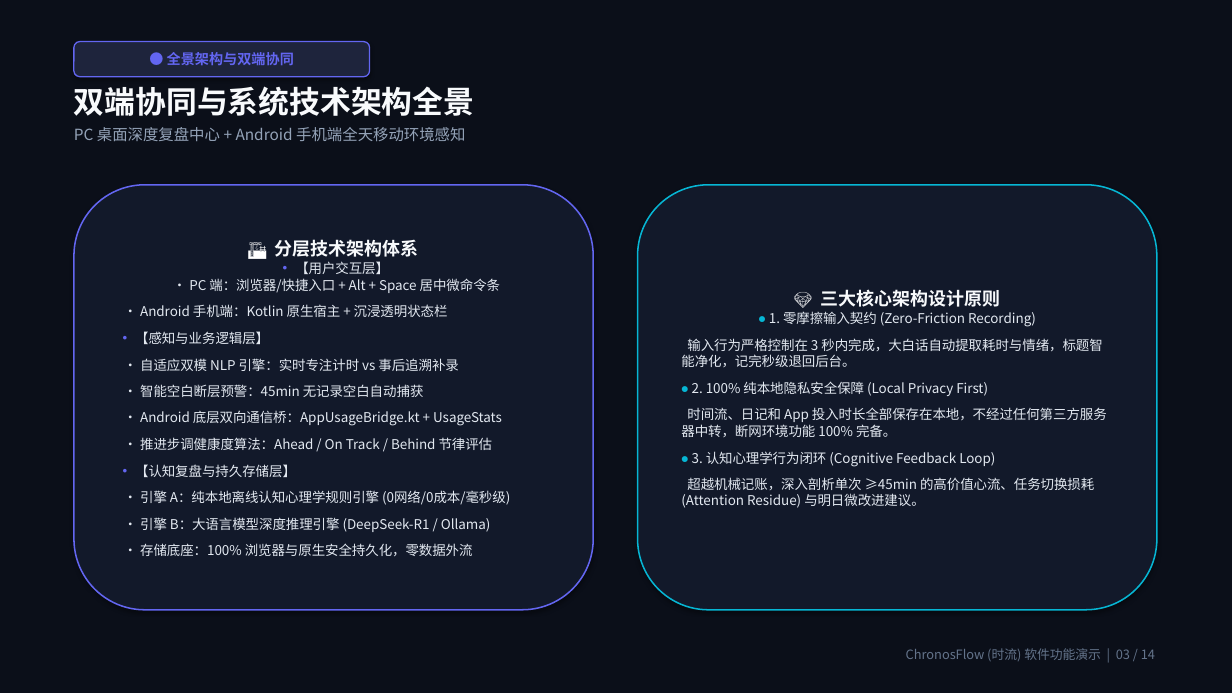
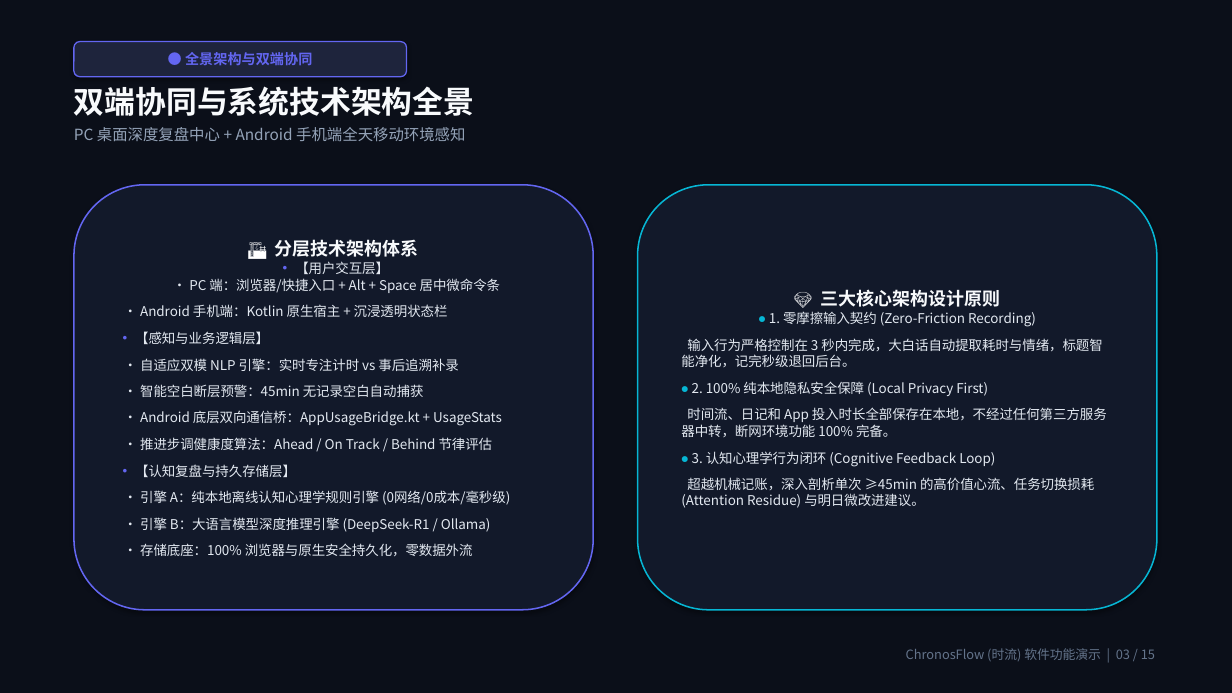
Before and after one commit to Citrus0914/ChronosFlow, a slide deck: slide 3 of 演示文稿/ChronosFlow软件功能全景介绍.pptx. Drawn at 1232x693 pixels with LibreOffice and Linux fonts; fonts in the diff are those of the drawing. Boxes give left, top, right and bottom in pixels: in the first picture for what was removed or moved away, otherwise in the second. Text is boxed around its words. In the diff, an @@ line names an element or a change of style, - is before the commit and + after.

```diff
--- a/演示文稿/ChronosFlow软件功能全景介绍.pptx
+++ b/演示文稿/ChronosFlow软件功能全景介绍.pptx
@@ rounded rectangle "● 全景架构与双端协同": place and size @@
-rounded rectangle "● 全景架构与双端协同" at <box>74,42,370,77</box>
+rounded rectangle "● 全景架构与双端协同" at <box>74,42,407,77</box>
@@ text at <box>906,648,1155,661</box>: text changed @@
-ChronosFlow (时流) 软件功能演示 | 03 / 14
+ChronosFlow (时流) 软件功能演示 | 03 / 15
```
Also in this commit, not shown: 13 other slides changed, 1 slide added, 3 other files.
